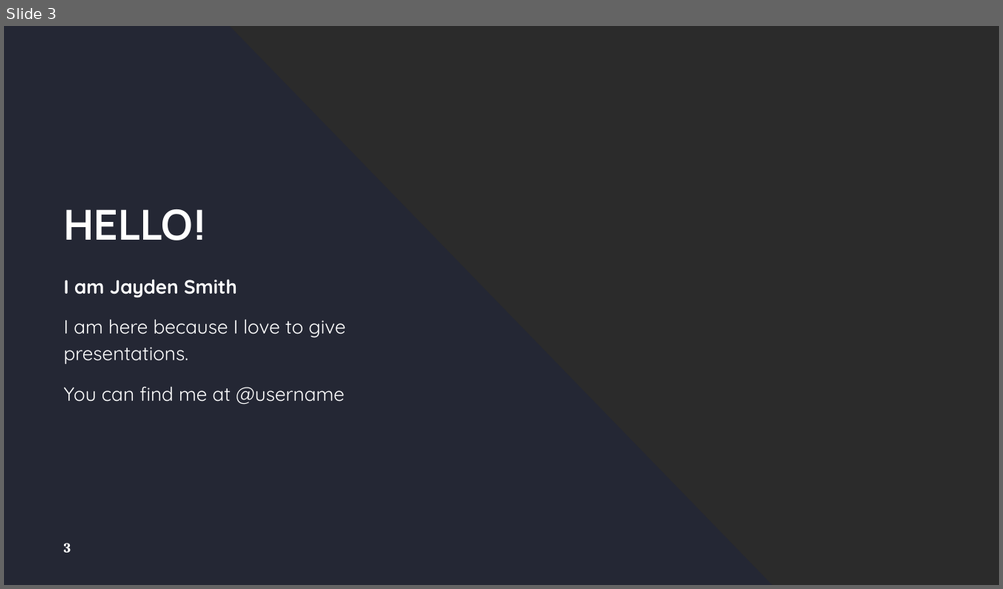
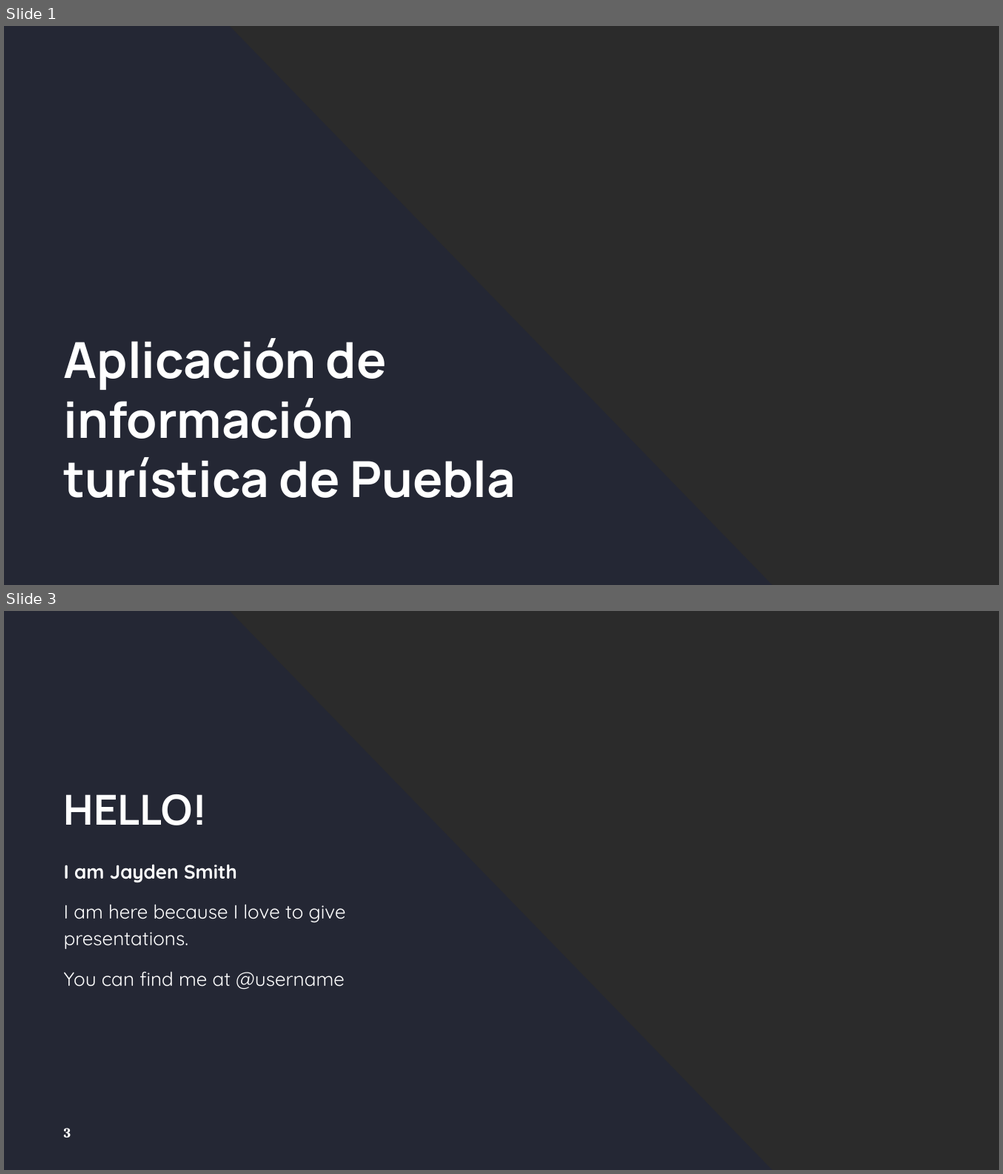
Before and after one commit to EsteBrav/Proyecto-4to-Semestre, a slide deck: Presentacion de Propuestas.pptx. Shown one above the other, each under a label of ours: slide 3 before the commit, slides 1 and 3 after it; the slides between them are not shown. The pictures are 1003x589 and 1003x1174 pixels, drawn with LibreOffice and Linux fonts; fonts in the diff are those of the drawing; background and template pictures are left out; a plain dark background stands for a picture behind light text. Boxes give left, top, right and bottom in pixels: in the first picture for what was removed or moved away, otherwise in the second. Text is boxed around its words. In the diff, an @@ line names an element or a change of style, - is before the commit and + after.

```diff
--- a/Presentacion de Propuestas.pptx
+++ b/Presentacion de Propuestas.pptx
@@ slide 1 added at (4, 26, 999, 585), background picture (left out); not listed: 1 template element that a slide beside it also shows @@
@@ title added at (64, 338, 515, 498), 36 pt, text #FFFFFF, bold @@
+Aplicación de información turística de Puebla
```
Also in this commit, not shown: 4 slides changed, 1 slide removed, 2 other files.
